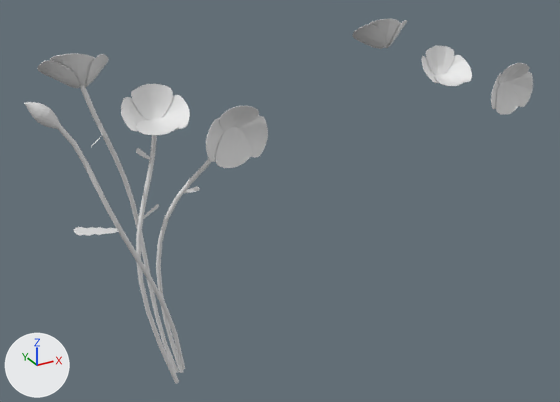
The FBX model Assets/Prefabs/LODs/Poppy.fbx, before and after one commit.
The view is the same before and after, from a camera (50 mm lens) standing at (-5.93, -7.16, 5.31) and looking at (-2.03, -0.07, 1.77). The axes (+X, +Y, +Z) are drawn at lower left. The lights are the same throughout. Objects named as collision shapes, trigger or cutter boxes, shadow casters or lower levels of detail are left out. Where no turn or scale is listed for an object, it has been applied to the vertices.

Names of what the first picture shows: 'Bud_LOD0', 'Flower 1_LOD0', 'Flower 2_LOD0', 'Flower 3_LOD0', 'Flower1_LOD1', 'Flower2_LOD1', 'Flower3_LOD1', 'Leave1_LOD0', 'Leave2_LOD0', 'Leave4_LOD0', 'Leave5_LOD0', 'Stems_LOD0'.
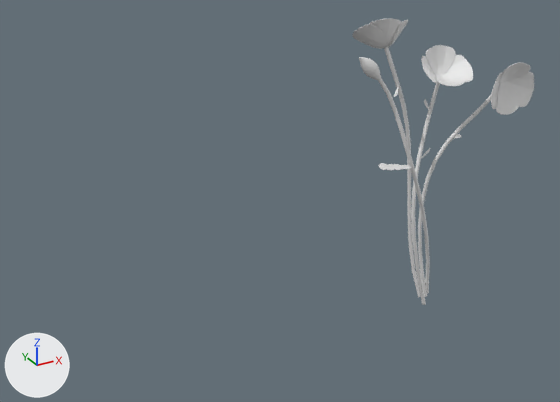
Boxes (x1, y1, x2, y2) around the edits, measured in the pictures (560 x 402 px):
```json
{"object": "Stems_LOD0", "change": "moved", "before": [58, 86, 212, 384], "after": [378, 46, 491, 305]}
{"object": "Flower 1_LOD0", "change": "moved", "before": [206, 106, 268, 168], "after": [492, 62, 534, 115]}
{"object": "Flower 2_LOD0", "change": "moved", "before": [121, 84, 190, 135], "after": [423, 45, 473, 86]}
{"object": "Flower 3_LOD0", "change": "moved", "before": [37, 53, 109, 88], "after": [371, 18, 408, 48]}
{"object": "Bud_LOD0", "change": "moved", "before": [24, 102, 61, 129], "after": [359, 57, 381, 80]}
{"object": "Leave1_LOD0", "change": "moved", "before": [74, 227, 119, 236], "after": [379, 163, 411, 170]}
{"object": "Leave2_LOD0", "change": "moved", "before": [136, 148, 150, 160], "after": [424, 99, 429, 109]}
{"object": "Leave5_LOD0", "change": "moved", "before": [143, 204, 159, 219], "after": [421, 148, 431, 159]}
{"object": "Leave4_LOD0", "change": "moved", "before": [182, 186, 200, 194], "after": [454, 134, 462, 139]}
```

The change, as JSON lines over the scene's bpy script:
```json
{"op": "set", "path": "ob_flower_2_lod0.location", "old": "(-3.519, -0.278, 3.059)", "new": "(0.039, -0.278, 3.059)"}
{"op": "set", "path": "ob_leave2_lod0.location", "old": "(-3.609, -0.133, 2.614)", "new": "(-0.051, -0.133, 2.614)"}
{"op": "set", "path": "ob_flower_3_lod0.location", "old": "(-4.122, 0.13, 3.445)", "new": "(-0.564, 0.13, 3.445)"}
{"op": "set", "path": "ob_bud_lod0.location", "old": "(-4.559, -0.257, 3.217)", "new": "(-1.001, -0.257, 3.217)"}
{"op": "set", "path": "ob_stems_lod0.location", "old": "(-3.542, 0.0, 1.785)", "new": "(0.016, 0.0, 1.785)"}
{"op": "set", "path": "ob_leave1_lod0.location", "old": "(-4.206, -0.404, 2.03)", "new": "(-0.648, -0.404, 2.03)"}
{"op": "set", "path": "ob_leave5_lod0.location", "old": "(-3.608, -0.128, 1.981)", "new": "(-0.05, -0.128, 1.981)"}
{"op": "set", "path": "ob_leave4_lod0.location", "old": "(-3.159, -0.194, 2.156)", "new": "(0.399, -0.194, 2.156)"}
{"op": "set", "path": "ob_flower_1_lod0.location", "old": "(-2.864, -0.671, 2.883)", "new": "(0.693, -0.671, 2.883)"}
```
